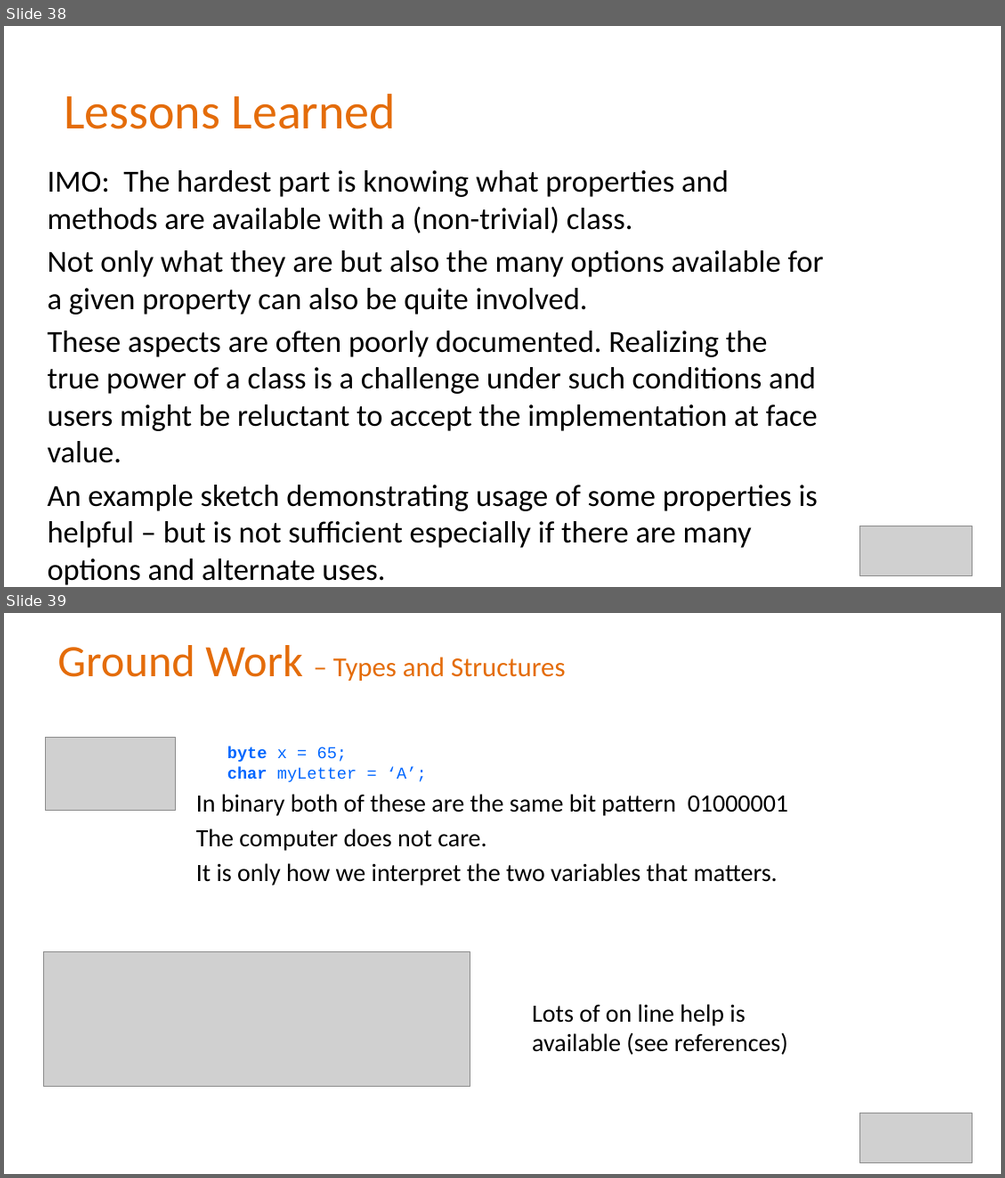
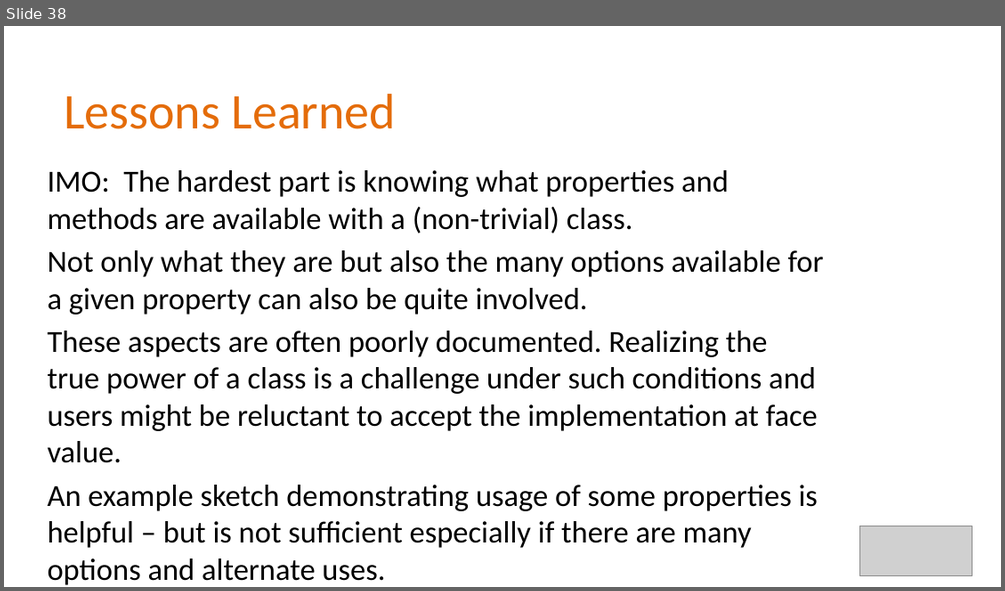
Before and after one commit to Alan-Lomax/MERG-SIG-Presentations, a slide deck: Introduction to Class Programming Part 2.pptx. Shown one above the other, each under a label of ours: slides 38 and 39 before the commit, slide 38 after it. The pictures are 1005x1178 and 1005x591 pixels, drawn with LibreOffice and Linux fonts; fonts in the diff are those of the drawing; grey boxes stand for pictures; background and template pictures are left out. Boxes give left, top, right and bottom in pixels: in the first picture for what was removed or moved away, otherwise in the second. Text is boxed around its words. In the diff, an @@ line names an element or a change of style, - is before the commit and + after.

```diff
--- a/Introduction to Class Programming Part 2.pptx
+++ b/Introduction to Class Programming Part 2.pptx
@@ slide 39 removed at [4, 613, 1001, 1174], background picture (left out) @@
@@ title removed at [57, 645, 566, 681] @@
-Ground Work – Types and Structures
@@ picture removed at [46, 738, 176, 811] @@
@@ text removed at [196, 747, 788, 885] @@
-byte x = 65;
-char myLetter = ‘A’;
-In binary both of these are the same bit pattern 01000001
-The computer does not care.
-It is only how we interpret the two variables that matters.
@@ picture removed at [44, 952, 469, 1086] @@
@@ text removed at [532, 1004, 788, 1054] @@
-  Lots of on line help is available (see references)
@@ picture removed at [859, 1112, 971, 1162] @@
```
Also in this commit, not shown: 11 slides changed, 1 slide added.
